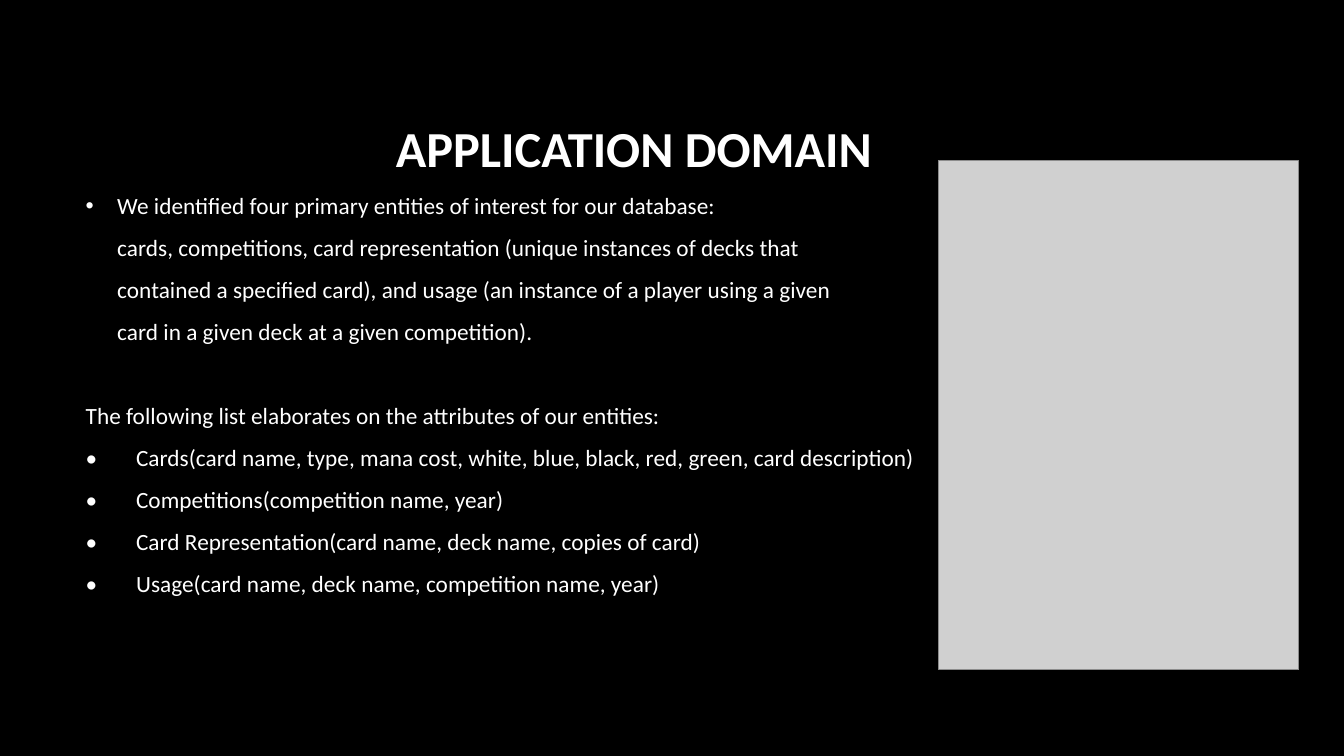
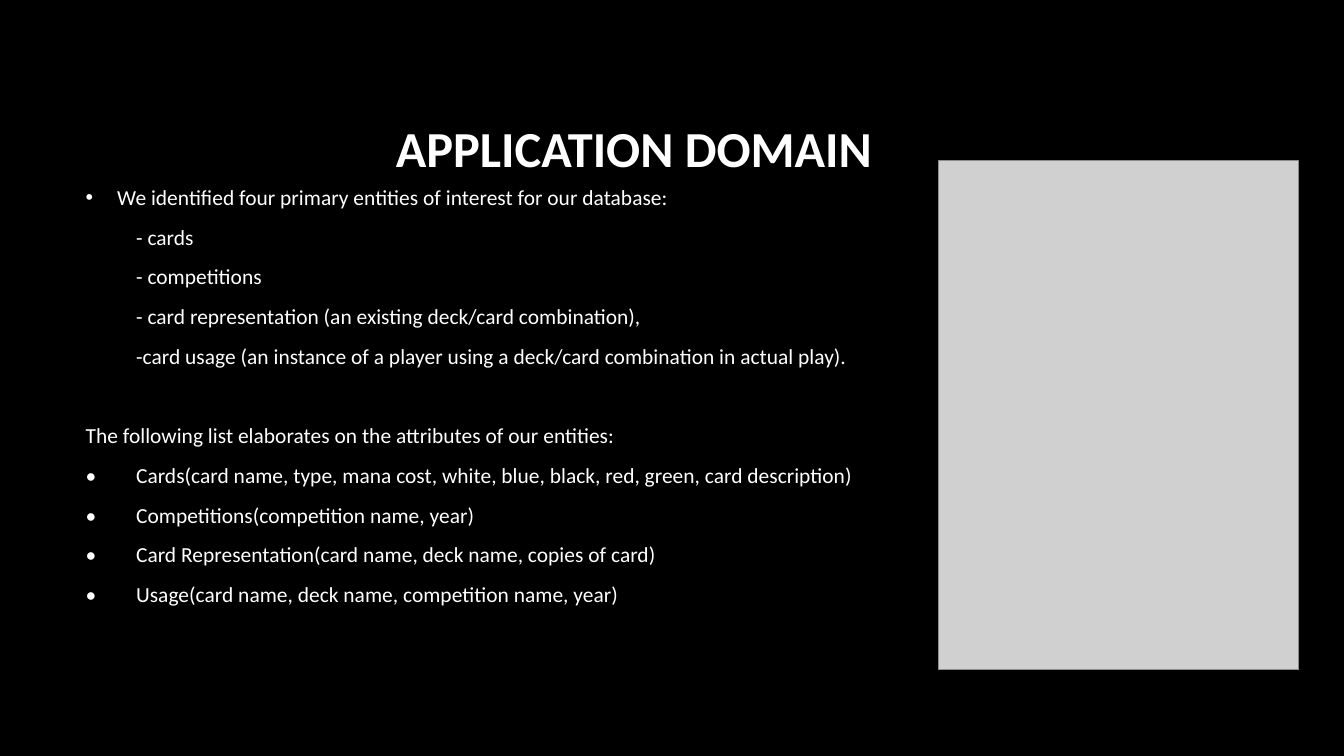
Before and after one commit to jedibob5/CSC4402DBProject, a slide deck: slide 3 of project/presentation/Databases project.pptx. Drawn at 1344x756 pixels with LibreOffice and Linux fonts; fonts in the diff are those of the drawing; grey boxes stand for pictures; background and template pictures are left out. Boxes give left, top, right and bottom in pixels: in the first picture for what was removed or moved away, otherwise in the second. Text is boxed around its words. In the diff, an @@ line names an element or a change of style, - is before the commit and + after.

```diff
--- a/project/presentation/Databases project.pptx
+++ b/project/presentation/Databases project.pptx
@@ text at (86, 190, 851, 606): size 16.6 to 15.3 pt in "We identified four primary entities of interest ...", "The following list elaborates on the attributes ...", "• Cards(card name, type, mana cost, white, ...", "• Competitions(competition name, year)" and 2 more places @@
@@ text at (136, 230, 846, 368): text changed; size 16.6 to 15.3 pt @@
-cards, competitions, card representation (unique instances of decks that
-contained a specified card), and usage (an instance of a player using a given
-card in a given deck at a given competition).
+- cards
+- competitions
+- card representation (an existing deck/card combination),
+-card usage (an instance of a player using a deck/card combination in actual play).
```
Also in this commit, not shown: 3 other slides changed.
